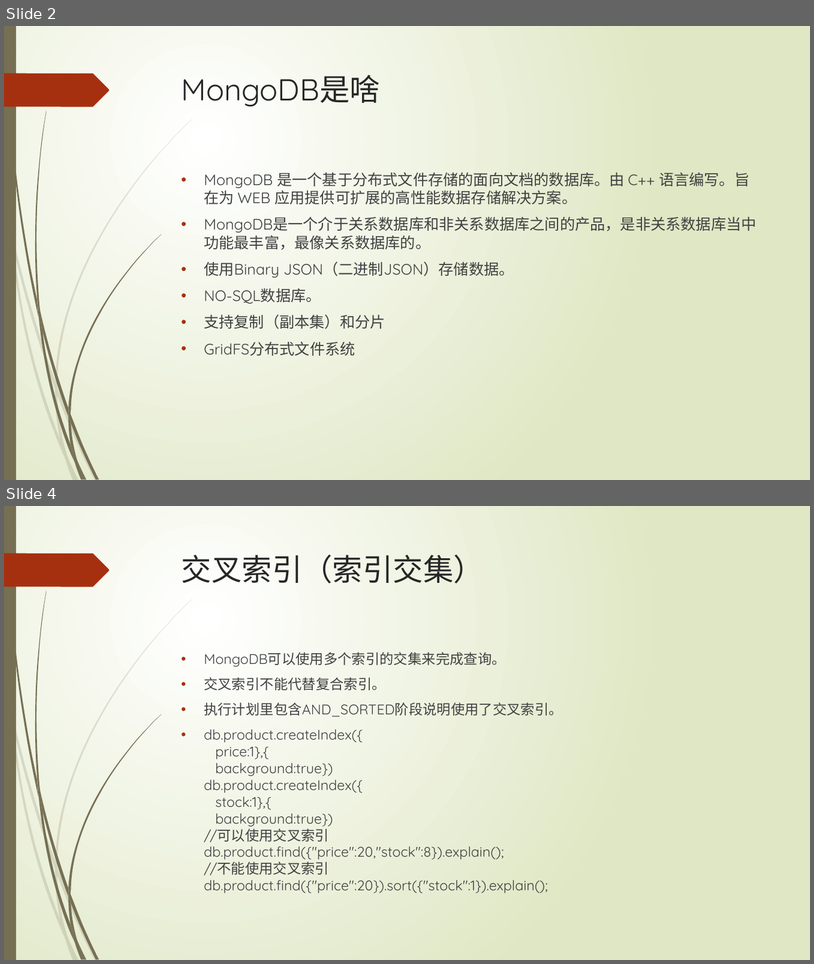
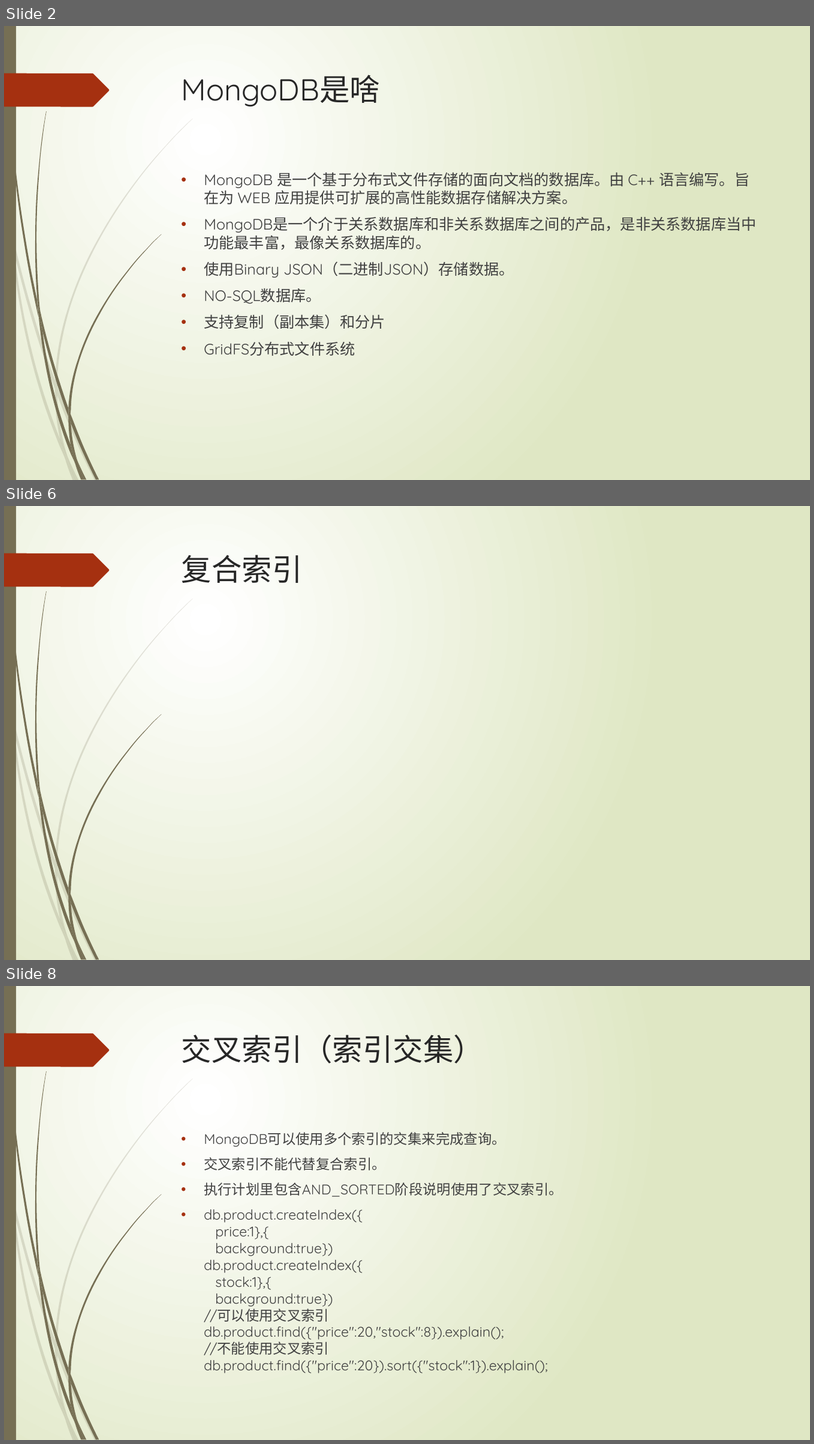
Before and after one commit to xljnc/husky-starter, a slide deck: doc/MongoDB索引.pptx. Shown one above the other, each under a label of ours: slides 2 and 4 before the commit, slides 2, 6 and 8 after it; the slides between them are not shown. The pictures are 814x964 and 814x1444 pixels, drawn with LibreOffice and Linux fonts; fonts in the diff are those of the drawing. Boxes give left, top, right and bottom in pixels: in the first picture for what was removed or moved away, otherwise in the second. Text is boxed around its words. In the diff, an @@ line names an element or a change of style, - is before the commit and + after.

```diff
--- a/doc/MongoDB索引.pptx
+++ b/doc/MongoDB索引.pptx
@@ slide 6 added at [4,506,810,960], background gradient #FFFFFF to #DFE8C4; not listed: 24 template elements that a slide beside it also shows @@
@@ title added at [182,555,303,583], 36 pt, text #262626 @@
+复合索引
@@ what was slide 4 is now slide 8 @@
```
Also in this commit, not shown: 2 slides changed, 3 other slides added, 1 other file.
